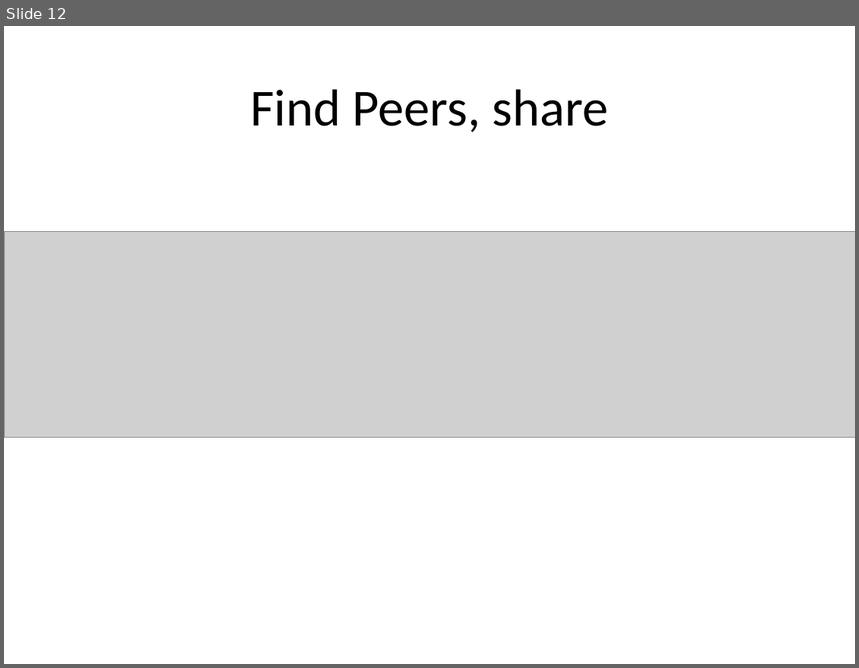
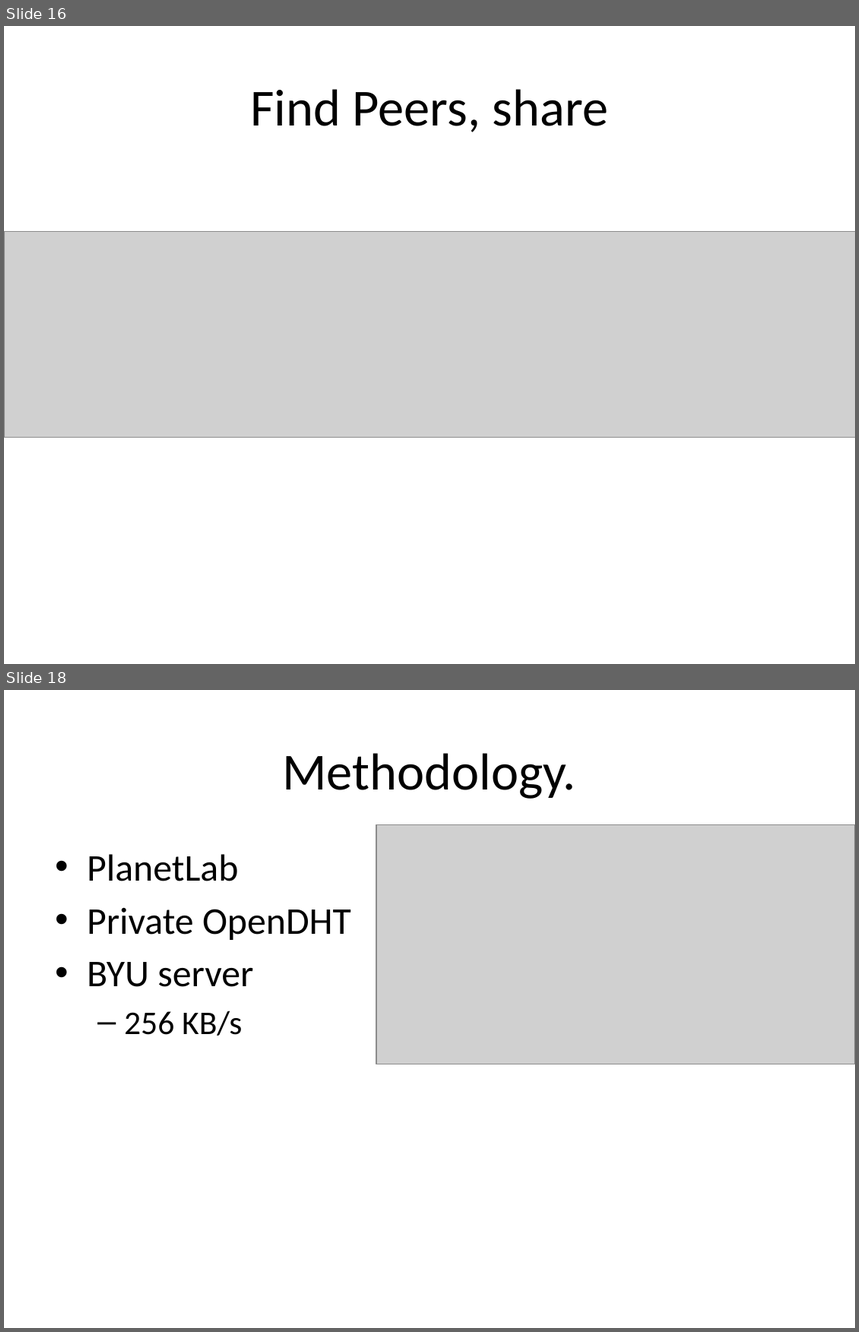
Before and after one commit to rdp/p2pwebclient, a slide deck: thesis_presentation/How to Make the Internet Faster.pptx. Shown one above the other, each under a label of ours: slide 12 before the commit, slides 16 and 18 after it; the slides between them are not shown. The pictures are 859x668 and 859x1332 pixels, drawn with LibreOffice and Linux fonts; fonts in the diff are those of the drawing; grey boxes stand for pictures. Boxes give left, top, right and bottom in pixels: in the first picture for what was removed or moved away, otherwise in the second. Text is boxed around its words. In the diff, an @@ line names an element or a change of style, - is before the commit and + after.

```diff
--- a/thesis_presentation/How to Make the Internet Faster.pptx
+++ b/thesis_presentation/How to Make the Internet Faster.pptx
@@ slide 18 added at [4, 690, 855, 1328], background #FFFFFF @@
@@ title added at [282, 753, 576, 799], 44 pt, text #000000 @@
+Methodology.
@@ picture added at [377, 825, 855, 1064] @@
@@ text added at [87, 854, 351, 1036], 32 pt, text #000000 @@
+• PlanetLab
+• Private OpenDHT
+• BYU server
+  – 256 KB/s
@@ what was slide 12 is now slide 16 @@
```
Also in this commit, not shown: 7 slides changed, 7 other slides added, 1 slide removed, 2 other files.
